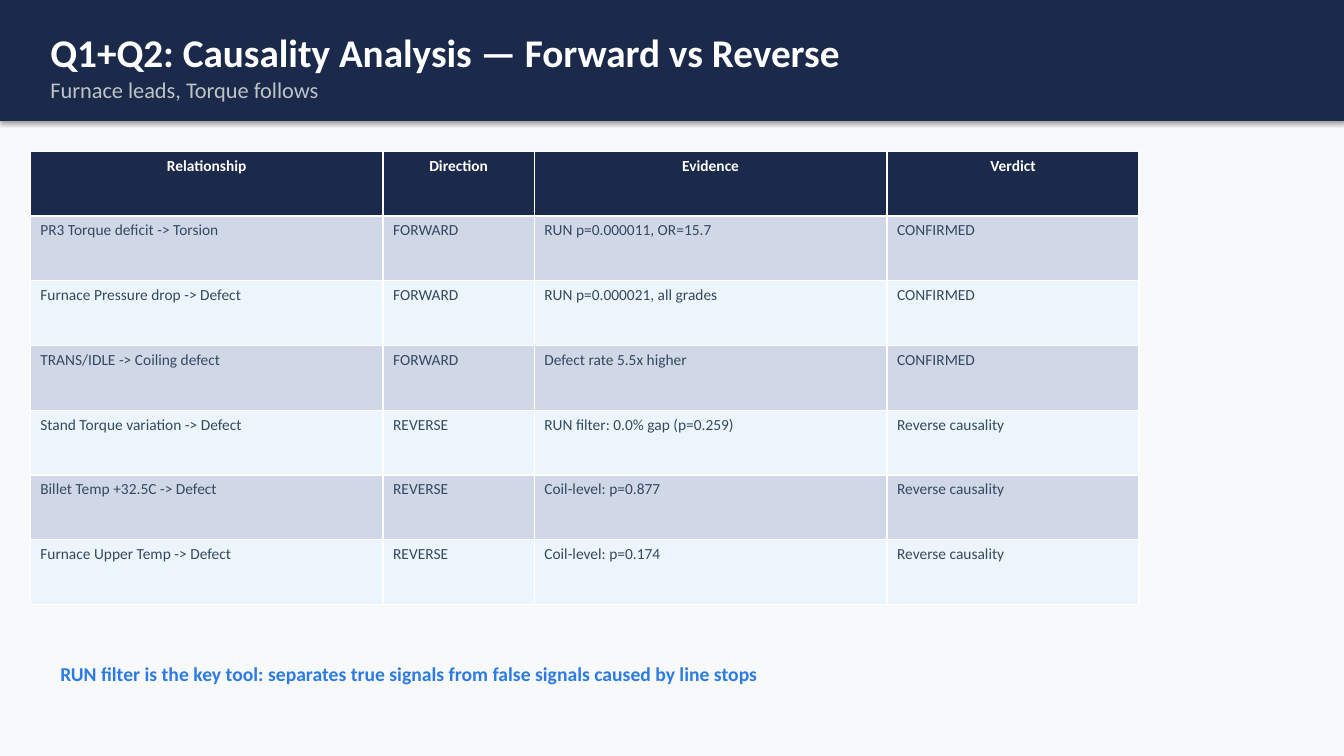
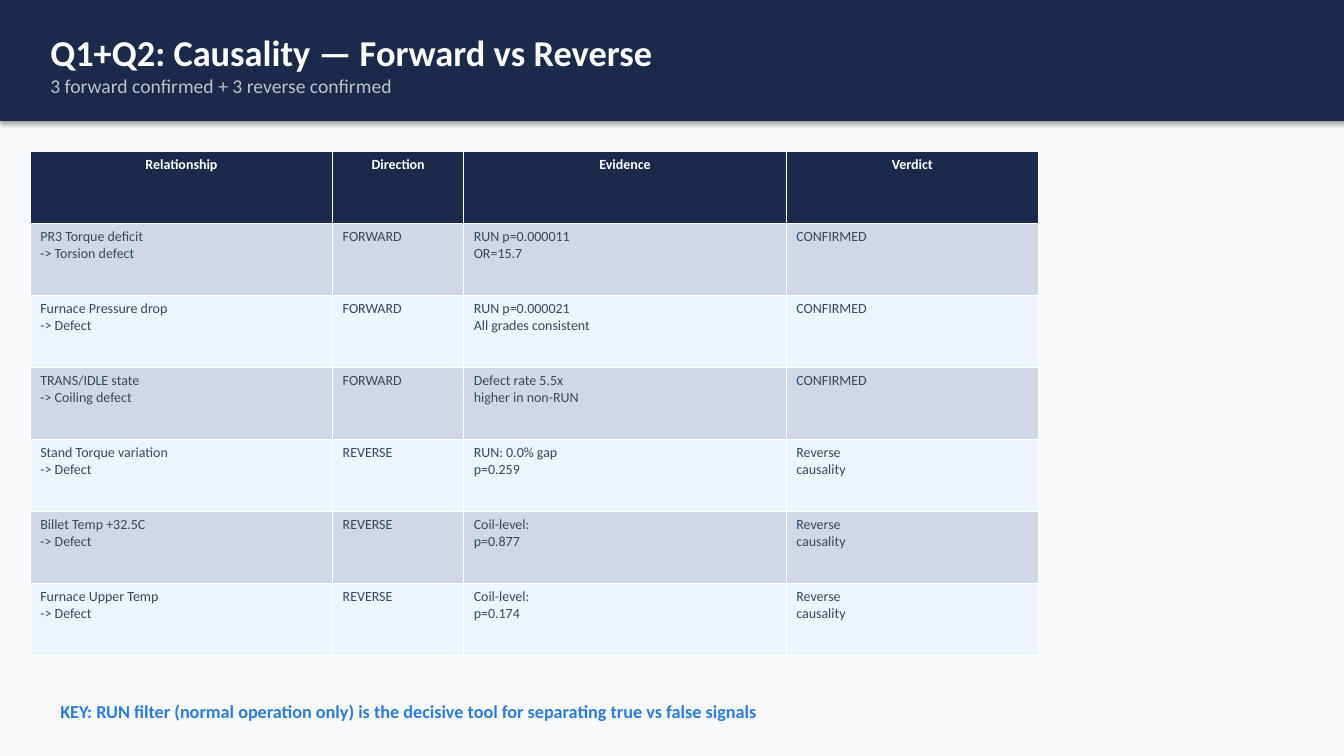
Before and after one commit to pathcosmos/steel_grade_iqr_analysis_v2, a slide deck: slide 9 of 0330_additional/0330_DH_Steel_IBA_Analysis_Report.pptx. Drawn at 1344x756 pixels with LibreOffice and Linux fonts; fonts in the diff are those of the drawing. Boxes give left, top, right and bottom in pixels: in the first picture for what was removed or moved away, otherwise in the second. Text is boxed around its words. In the diff, an @@ line names an element or a change of style, - is before the commit and + after.

```diff
--- a/0330_additional/0330_DH_Steel_IBA_Analysis_Report.pptx
+++ b/0330_additional/0330_DH_Steel_IBA_Analysis_Report.pptx
@@ text in rectangle at (50,40,653,93): text changed; size 28 to 14 pt; text colour #FFFFFF to #BDC3C7; bold off @@
-Q1+Q2: Causality Analysis — Forward vs Reverse
-Furnace leads, Torque follows
+Q1+Q2: Causality — Forward vs Reverse
+3 forward confirmed + 3 reverse confirmed
@@ table at (30,151,1038,655) @@
-row 2, column 1: PR3 Torque deficit -> Torsion
+row 2, column 1: PR3 Torque deficit / -> Torsion defect
-row 2, column 3: RUN p=0.000011, OR=15.7
+row 2, column 3: RUN p=0.000011 / OR=15.7
-row 3, column 1: Furnace Pressure drop -> Defect
+row 3, column 1: Furnace Pressure drop / -> Defect
-row 3, column 3: RUN p=0.000021, all grades
+row 3, column 3: RUN p=0.000021 / All grades consistent
-row 4, column 1: TRANS/IDLE -> Coiling defect
+row 4, column 1: TRANS/IDLE state / -> Coiling defect
-row 4, column 3: Defect rate 5.5x higher
+row 4, column 3: Defect rate 5.5x / higher in non-RUN
-row 5: Stand Torque variation -> Defect | REVERSE | RUN filter: 0.0% gap (p=0.259) | Reverse causality
+row 5: Stand Torque variation / -> Defect | REVERSE | RUN: 0.0% gap / p=0.259 | Reverse / causality
-row 6: Billet Temp +32.5C -> Defect | REVERSE | Coil-level: p=0.877 | Reverse causality
+row 6: Billet Temp +32.5C / -> Defect | REVERSE | Coil-level: / p=0.877 | Reverse / causality
-row 7: Furnace Upper Temp -> Defect | REVERSE | Coil-level: p=0.174 | Reverse causality
+row 7: Furnace Upper Temp / -> Defect | REVERSE | Coil-level: / p=0.174 | Reverse / causality
@@ size 11 to 10 pt in "Relationship", "Direction", "Evidence", "Verdict" and 9 more places @@
@@ table: place and size @@
-table at (30,151,1139,605)
+table at (30,151,1038,655)
@@ text at (60,704,757,721): text changed; size 14 to 13 pt @@
-RUN filter is the key tool: separates true signals from false signals caused by line stops
+KEY: RUN filter (normal operation only) is the decisive tool for separating true vs false signals
```
Also in this commit, not shown: 16 other slides changed.
